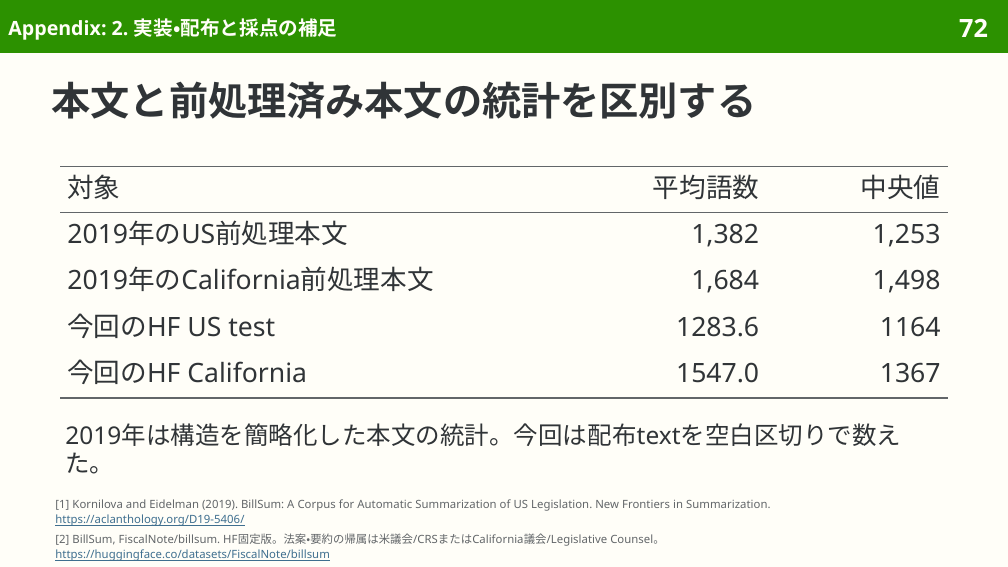
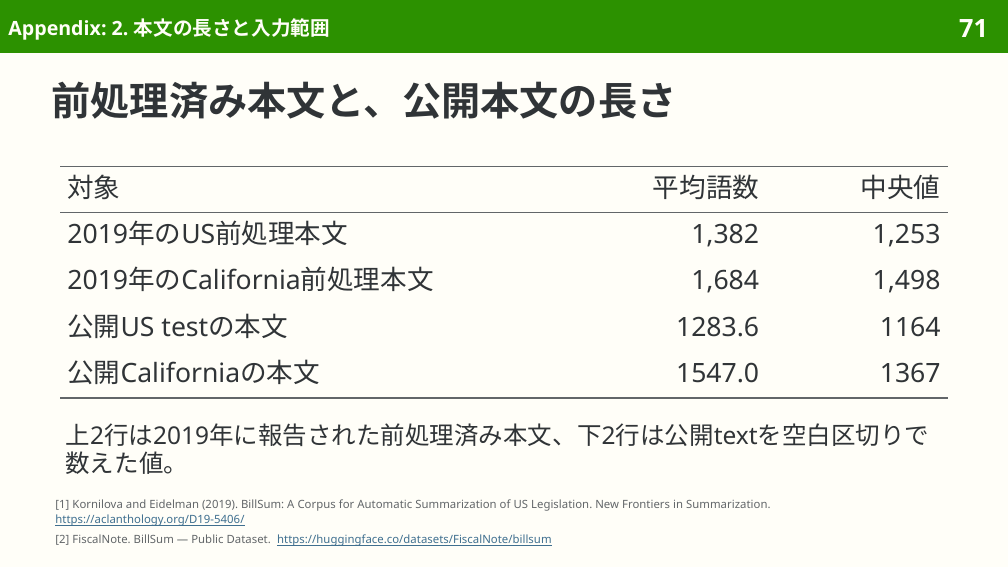
Before and after one commit to sasakiy84/datasets-in-10-minutes, a slide deck: slide 71 of slides/datasets-in-10-minutes-billsum.pptx (slide 72 before the commit). Drawn at 1008x567 pixels with LibreOffice and Linux fonts; fonts in the diff are those of the drawing. Boxes give left, top, right and bottom in pixels: in the first picture for what was removed or moved away, otherwise in the second. Text is boxed around its words. In the diff, an @@ line names an element or a change of style, - is before the commit and + after.

Commit message:
Clarify BillSum Japanese and preserve legal conditions in translated examples

```diff
--- a/slides/datasets-in-10-minutes-billsum.pptx
+++ b/slides/datasets-in-10-minutes-billsum.pptx
@@ title at <box>8,18,330,40</box>: text changed @@
-Appendix: 2. 実装・配布と採点の補足
+Appendix: 2. 本文の長さと入力範囲
@@ page number at <box>959,19,988,37</box>: text changed @@
-72
+71
@@ title at <box>52,81,677,119</box>: text changed @@
-本文と前処理済み本文の統計を区別する
+前処理済み本文と、公開本文の長さ
@@ table at <box>60,166,948,398</box> @@
-row 4, column 1: 今回のHF US test
+row 4, column 1: 公開US testの本文
-row 5, column 1: 今回のHF California
+row 5, column 1: 公開Californiaの本文
@@ text at <box>65,423,929,474</box>: text changed @@
-2019年は構造を簡略化した本文の統計。今回は配布textを空白区切りで数えた。
+上2行は2019年に報告された前処理済み本文、下2行は公開textを空白区切りで数えた値。
@@ text at <box>55,534,551,546</box>: text changed; text colour #626669 to #3F6F8F @@
-[2] BillSum, FiscalNote/billsum. HF固定版。法案・要約の帰属は米議会/CRSまたはCalifornia議会/Legislative Counsel。
-https://huggingface.co/datasets/FiscalNote/billsum
+[2] FiscalNote. BillSum — Public Dataset. https://huggingface.co/datasets/FiscalNote/billsum
```
Also in this commit, not shown: 57 other slides changed, 2 slides removed, 35 other files.
